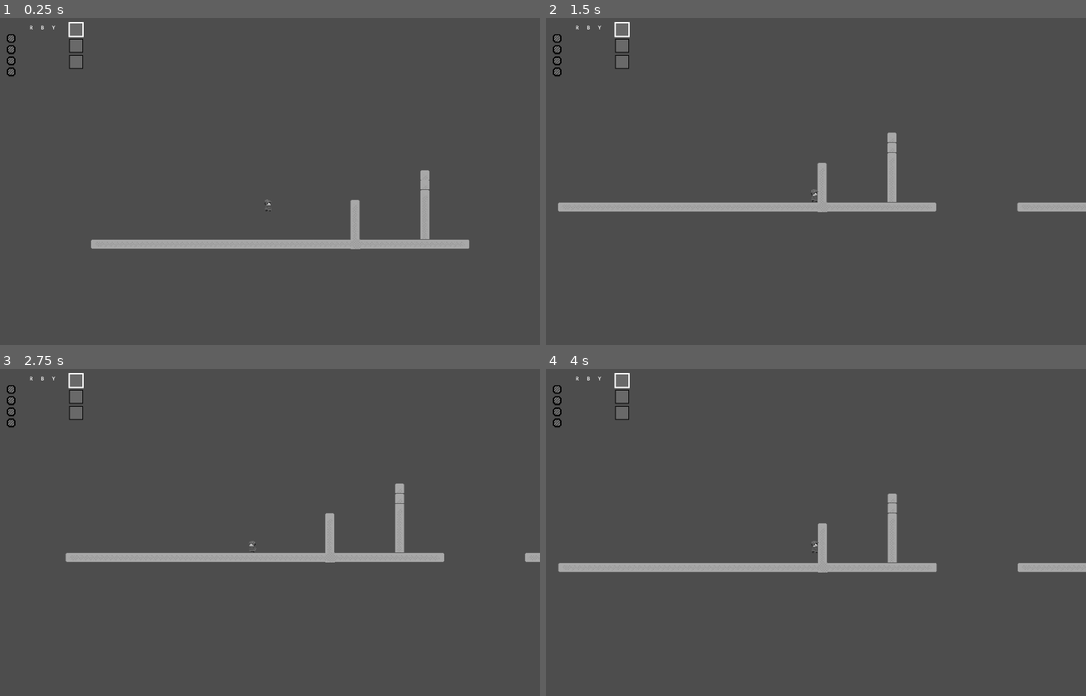
Above: before the commit, frames 1-4 (two rows, left to right).
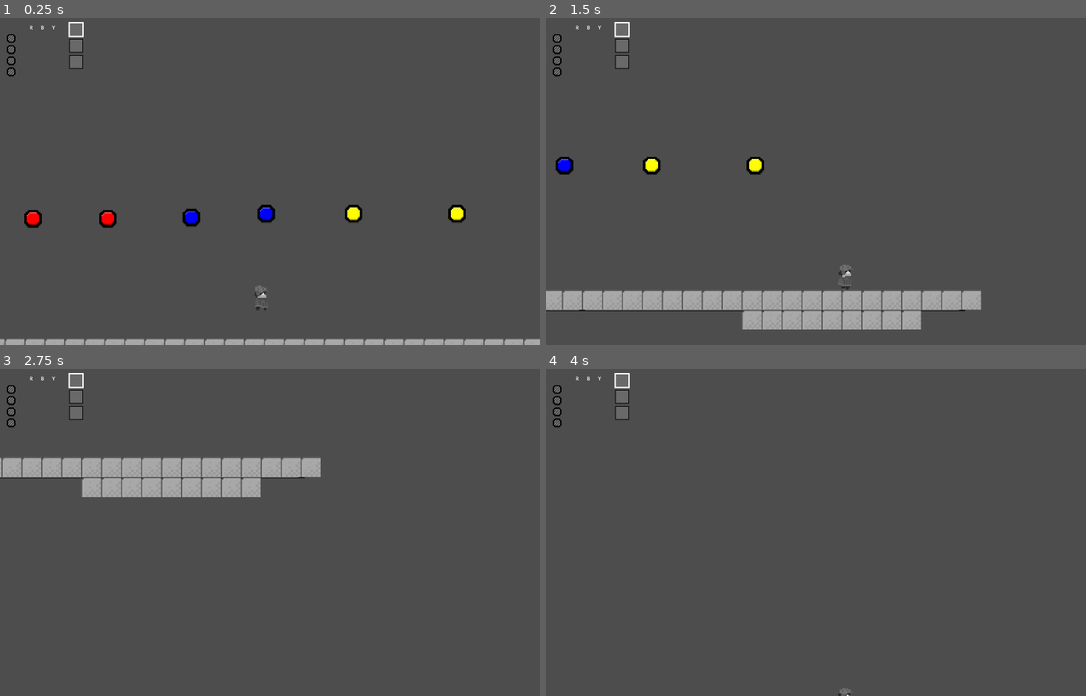
Above: after the commit, the same moments.

Repository: HimeWoo/untitled-paint-game
Game: Godot game, scene res://scenes/item_test.tscn
Two runs of this game, one before a commit and one after it. Both use one fixed random seed, a clock stepped at 60 frames per second and the inputs below. Before the commit the project starts from res://scenes/levels/tutorial.tscn.
Inputs (mouse positions are in pixels of both pictures, inside the frame that each line leads up to):
- Up to frame 1 (0.25 s): no input
- Up to frame 2 (1.5 s): tap Enter (queue_confirm) at 0.5 s; move the mouse to (934, 165) at 0.52 s; hold D (move_right) from 0.53 s (still down); tap M (dash) at 0.6 s; click (934, 165) at 0.67 s; tap Space (jump) at 0.77 s; move the mouse to (708, 197) at 1.27 s; tap S (look_down) at 1.35 s
- Up to frame 3 (2.75 s): tap Space (jump) at 1.52 s; move the mouse to (324, 460) at 2.02 s; release D (move_right) at 2.03 s; hold A (move_left) from 2.03 s (still down); hold W (look_up) from 2.03 s (still down)
- Up to frame 4 (4 s): move the mouse to (789, 597) at 2.77 s; release A (move_left) at 2.78 s; release W (look_up) at 2.78 s; hold D (move_right) from 2.78 s (still down); tap K (melee_attack) at 2.85 s; click (789, 597) at 2.92 s; tap Space (jump) at 3.02, 3.77 s; move the mouse to (978, 581) at 3.52 s; tap 2 (queue_blue) at 3.6 s

The runs differ from the first frame. In frame 1, 5.1% of the frame differs, in the area x 0-100%, y 46-100%; in frame 2, 9.7%, in the area x 0-100%, y 35-96%; in frame 3, 7.8%; in frame 4, 2.8%.

Commit message:
fix: hitbox size of melee attack

Diff:
--- a/untitled-paint-game/project.godot
+++ b/untitled-paint-game/project.godot
@@ -11,7 +11,7 @@
 [application]
 
 config/name="untitled-paint-game"
-run/main_scene="uid://mw8qnwfxu075"
+run/main_scene="uid://5j7165prjd2j"
 config/features=PackedStringArray("4.5", "GL Compatibility")
 config/icon="res://assets/icon.svg"
 
--- a/untitled-paint-game/scenes/MeleeAttack.tscn
+++ b/untitled-paint-game/scenes/MeleeAttack.tscn
@@ -1,22 +1,28 @@
-[gd_scene load_steps=4 format=3 uid="uid://do0m1juie12mt"]
+[gd_scene load_steps=5 format=3 uid="uid://do0m1juie12mt"]
 
 [ext_resource type="Script" uid="uid://cgy4nsy2me816" path="res://scripts/melee_attack.gd" id="1_xyme3"]
-[ext_resource type="Texture2D" uid="uid://c4whbs6h1eb3t" path="res://assets/Sword_Pixel_art_-_Radin.png" id="2_om11h"]
 
-[sub_resource type="RectangleShape2D" id="RectangleShape2D_om11h"]
+[sub_resource type="CapsuleShape2D" id="CapsuleShape2D_om11h"]
+
+[sub_resource type="Gradient" id="Gradient_xyme3"]
+
+[sub_resource type="GradientTexture2D" id="GradientTexture2D_om11h"]
+gradient = SubResource("Gradient_xyme3")
+metadata/_snap_enabled = true
+metadata/_snap_count = 15
 
 [node name="MeleeAttack" type="Area2D"]
-scale = Vector2(4.4366307, 4.631315)
+scale = Vector2(0.38485515, 1.0684867)
 script = ExtResource("1_xyme3")
 
 [node name="CollisionShape2D" type="CollisionShape2D" parent="."]
-scale = Vector2(1.581332, 1.0675112)
-shape = SubResource("RectangleShape2D_om11h")
+scale = Vector2(0.82439, 0.5905236)
+shape = SubResource("CapsuleShape2D_om11h")
 
 [node name="Sprite2D" type="Sprite2D" parent="CollisionShape2D"]
 visible = false
 position = Vector2(2.9802322e-08, -0.12498224)
-scale = Vector2(0.024449877, 0.024144296)
-texture = ExtResource("2_om11h")
+scale = Vector2(0.31710613, 0.30620003)
+texture = SubResource("GradientTexture2D_om11h")
 
 [node name="Timer" type="Timer" parent="."]
--- a/untitled-paint-game/scripts/melee_attack.gd
+++ b/untitled-paint-game/scripts/melee_attack.gd
@@ -62,24 +62,24 @@
 	if _tilemap == null:
 		return
 	var shape: CollisionShape2D = $CollisionShape2D
-	if shape.shape is RectangleShape2D:
-		var extents: Vector2 = shape.shape.extents * shape.global_scale.abs()
-		var top_left = shape.global_position - extents
-		var bottom_right = shape.global_position + extents
-		var start = _tilemap.local_to_map(_tilemap.to_local(top_left))
-		var end = _tilemap.local_to_map(_tilemap.to_local(bottom_right))
-		var alt_id = _color_to_alt(_selected_color)
-		for x in range(start.x, end.x + 1):
-			for y in range(start.y, end.y + 1):
-				var cell := Vector2i(x, y)
-				var data = _tilemap.get_cell_tile_data(cell)
-				if data and data.get_custom_data("can_paint"):
-					if _selected_color == PaintColor.Colors.PURPLE and _tilemap.has_method("paint_purple"):
-						_tilemap.paint_purple(cell)
-					else:
-						var src = _tilemap.get_cell_source_id(cell)
-						var atlas = _tilemap.get_cell_atlas_coords(cell)
-						_tilemap.set_cell(cell, src, atlas, alt_id)
+	var rect := shape.shape.get_rect()  # works for any Shape2D
+	var top_left := shape.to_global(rect.position * shape.global_scale)
+	var bottom_right := shape.to_global((rect.position + rect.size) * shape.global_scale)
+	var start = _tilemap.local_to_map(_tilemap.to_local(top_left))
+	var end = _tilemap.local_to_map(_tilemap.to_local(bottom_right))
+	var alt_id = _color_to_alt(_selected_color)
+	for x in range(start.x, end.x + 1):
+		for y in range(start.y, end.y + 1):
+			var cell := Vector2i(x, y)
+			var data = _tilemap.get_cell_tile_data(cell)
+			if data and data.get_custom_data("can_paint"):
+				if _selected_color == PaintColor.Colors.PURPLE and _tilemap.has_method("paint_purple"):
+					_tilemap.paint_purple(cell)
+				else:
+					var src = _tilemap.get_cell_source_id(cell)
+					var atlas = _tilemap.get_cell_atlas_coords(cell)
+					_tilemap.set_cell(cell, src, atlas, alt_id)
+
 
 
 func _color_to_alt(color: PaintColor.Colors) -> int:
